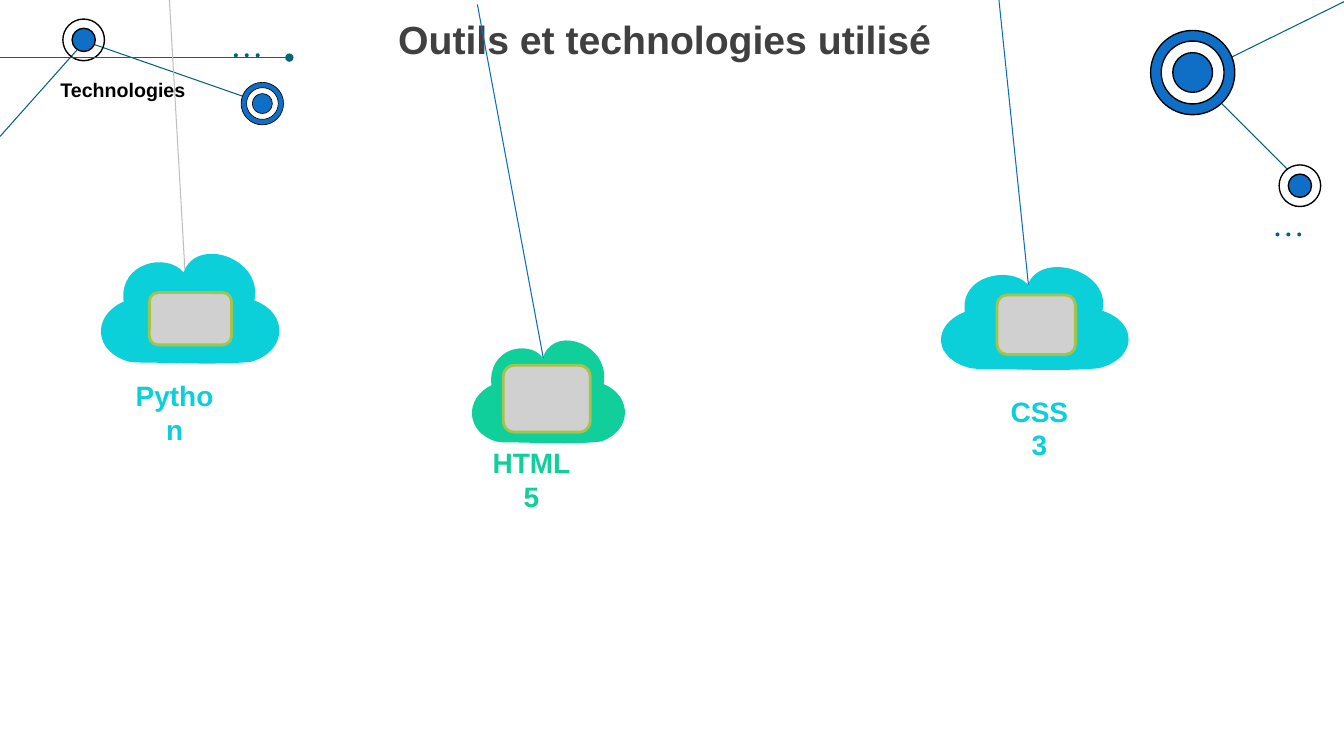
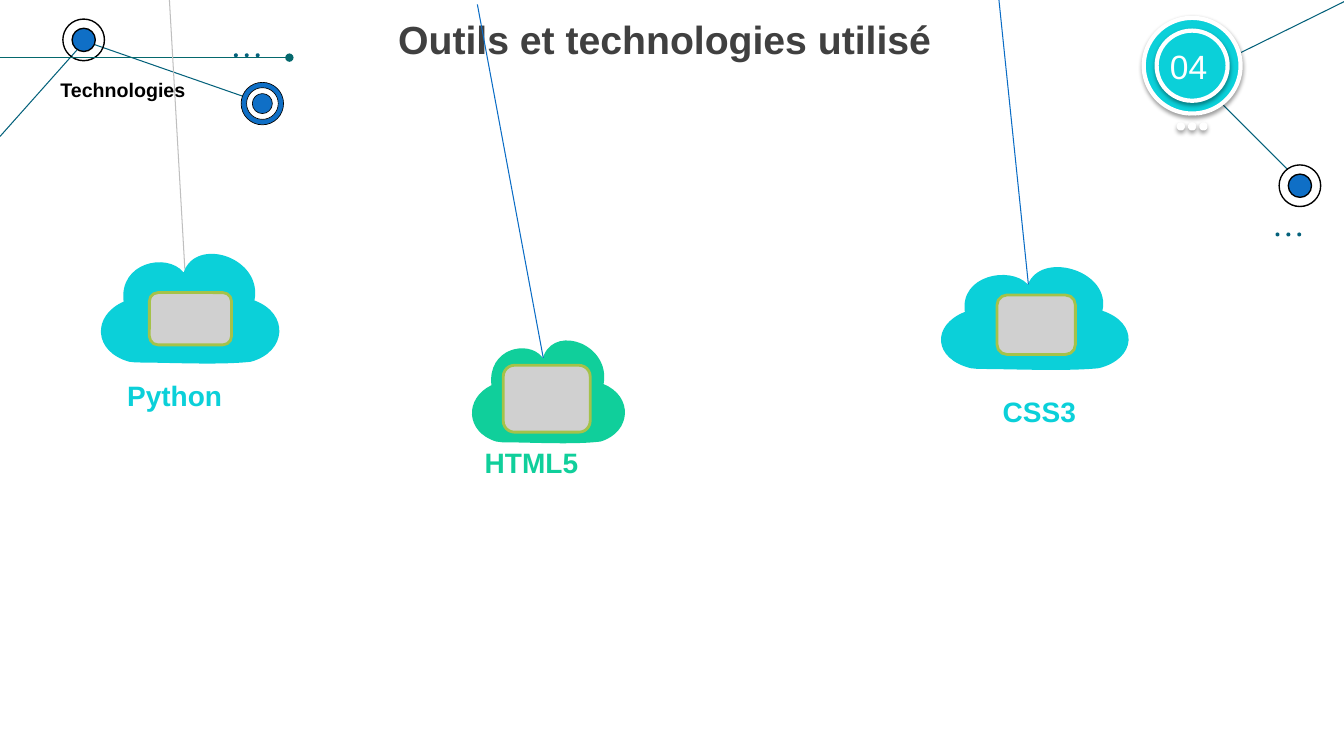
Before and after one commit to muhamedoufi/rapport-cloud, a slide deck: slide 27 of Presentation_cv.pptx. Drawn at 1344x756 pixels with LibreOffice and Linux fonts; fonts in the diff are those of the drawing; grey boxes stand for pictures. Boxes give left, top, right and bottom in pixels: in the first picture for what was removed or moved away, otherwise in the second. Text is boxed around its words. In the diff, an @@ line names an element or a change of style, - is before the commit and + after.

```diff
--- a/Presentation_cv.pptx
+++ b/Presentation_cv.pptx
@@ text added at <box>1170,55,1207,80</box>, 24 pt, text #FFFFFF @@
+04
@@ group added at <box>1144,18,1241,128</box>: 5 ellipses @@
@@ text "Python" rewrapped from <box>123,374,227,418</box> to <box>127,385,222,411</box> @@
@@ text "CSS3" rewrapped from <box>999,389,1080,434</box> to <box>1003,402,1076,423</box> @@
@@ text "HTML5" rewrapped from <box>479,442,584,486</box> to <box>485,453,578,474</box> @@
```
Also in this commit, not shown: 19 other slides changed, 3 slides added, 3 slides removed, 1 other file.
